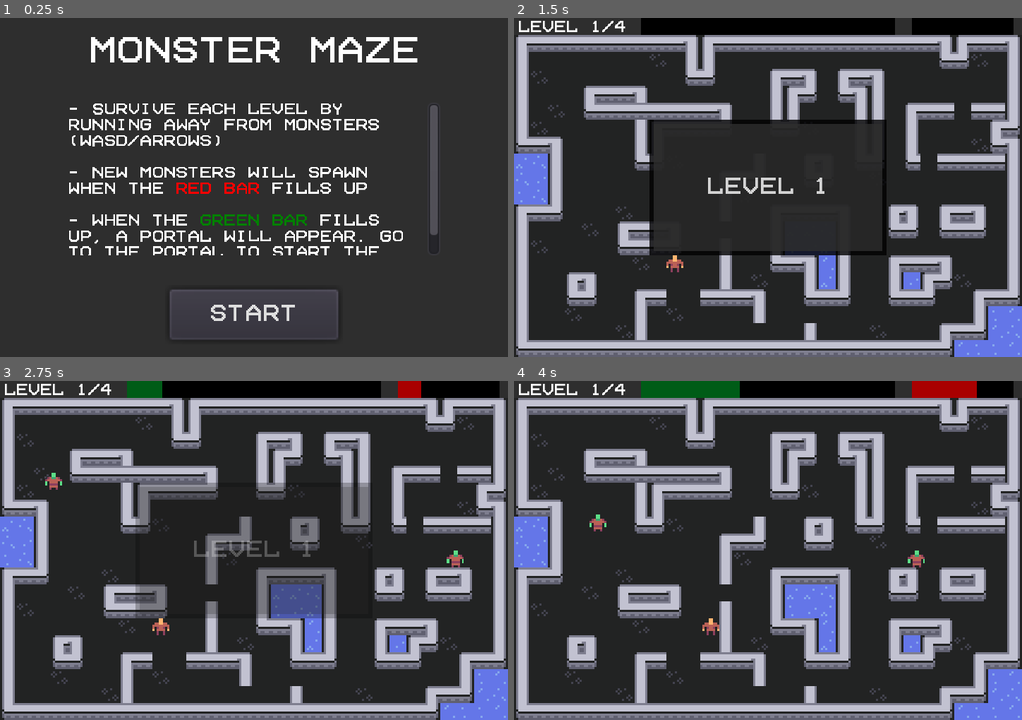
Above: before the commit, frames 1-4 (two rows, left to right).
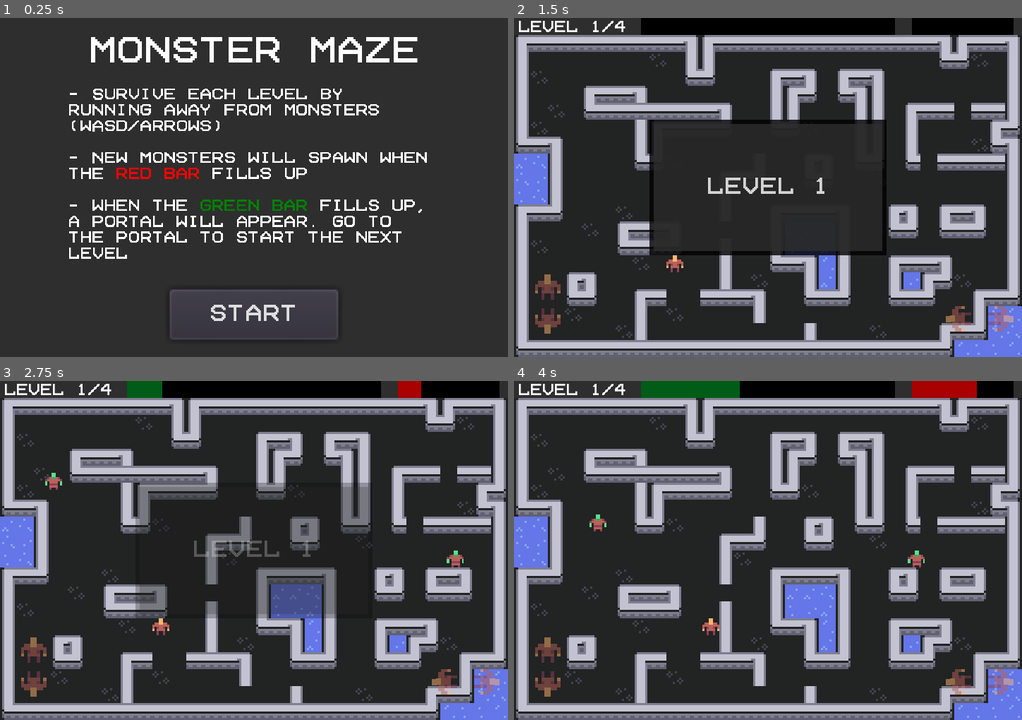
Above: after the commit, the same moments.

Repository: dbusteed/monster_maze
Game: Godot game, scene res://Scenes/StartMenu.tscn
Two runs of this game, one before a commit and one after it. Both use one fixed random seed, a clock stepped at 60 frames per second and the inputs below.
Inputs (mouse positions are in pixels of both pictures, inside the frame that each line leads up to):
- Up to frame 1 (0.25 s): no input
- Up to frame 2 (1.5 s): click "START" at 0.5 s; tap Enter at 1.25 s; move the mouse to (879, 170) at 1.27 s; hold D (right) from 1.28 s (still down); hold Enter from 1.28 s (still down); click (879, 170) at 1.42 s
- Up to frame 3 (2.75 s): release D (right) at 2 s; release Enter at 2 s; tap Space at 2 s; drag from (152, 567) to (228, 618) at 2.02 s
- Up to frame 4 (4 s): move the mouse to (818, 475) at 2.77 s; hold D (right) 2.78-3.5 s; hold Enter 2.78-3.5 s; click (818, 475) at 2.92 s; drag from (742, 618) to (615, 499) at 3.52 s

The runs differ from the first frame. In frame 1, 9.5% of the frame differs, in the area x 13-87%, y 20-72%; in frame 2, 0.8%; in frame 3, 0.8%; in frame 4, 0.8%.

Commit message:
godot pwa test

Diff:
--- /dev/null
+++ b/Export/pwa/index.manifest.json
@@ -0,0 +1 @@
+{"background_color":"#000000","display":"fullscreen","icons":[{"sizes":"144x144","src":"index.144x144.png","type":"image/png"},{"sizes":"180x180","src":"index.180x180.png","type":"image/png"},{"sizes":"512x512","src":"index.512x512.png","type":"image/png"}],"name":"monster_maze","orientation":"landscape","start_url":"./index.html"}
--- a/Scenes/StartMenu.tscn
+++ b/Scenes/StartMenu.tscn
@@ -43,9 +43,9 @@
 
 [node name="Label2" type="RichTextLabel" parent="Panel"]
 margin_left = 32.0
-margin_top = 40.0
+margin_top = 33.0
 margin_right = 384.0
-margin_bottom = 184.0
+margin_bottom = 207.0
 rect_scale = Vector2( 0.5, 0.5 )
 custom_fonts/normal_font = SubResource( 2 )
 bbcode_enabled = true
--- a/Scenes/World.tscn
+++ b/Scenes/World.tscn
@@ -1,5 +1,6 @@
-[gd_scene load_steps=20 format=2]
-
+[gd_scene load_steps=21 format=2]
+
+[ext_resource path="res://Sprites/player.png" type="Texture" id=1]
 [ext_resource path="res://Fonts/Teletactile-3zavL.ttf" type="DynamicFontData" id=2]
 [ext_resource path="res://Sprites/48_8_black.png" type="Texture" id=3]
 [ext_resource path="res://Scripts/World.gd" type="Script" id=4]
@@ -174,6 +175,7 @@
 [node name="TileMap1" type="TileMap" parent="Navigation2D"]
 tile_set = SubResource( 9 )
 cell_size = Vector2( 8, 8 )
+bake_navigation = true
 format = 1
 tile_data = PoolIntArray( 65536, 1, 0, 65537, 1, 1, 65538, 1, 1, 65539, 1, 1, 65540, 1, 1, 65541, 1, 1, 65542, 1, 1, 65 …(7977 unchanged characters)…
 
@@ -267,6 +269,37 @@
 
 [node name="LevelStartTween" type="Tween" parent="CanvasLayer/LevelStartUI/Rect"]
 
+[node name="TouchScreenButton" type="TouchScreenButton" parent="CanvasLayer"]
+modulate = Color( 1, 1, 1, 0.501961 )
+position = Vector2( 10, 121 )
+scale = Vector2( 1.5, 1.5 )
+normal = ExtResource( 1 )
+action = "up"
+
+[node name="TouchScreenButton2" type="TouchScreenButton" parent="CanvasLayer"]
+modulate = Color( 1, 1, 1, 0.501961 )
+position = Vector2( 236, 136 )
+rotation = 1.5708
+scale = Vector2( 1.5, 1.5 )
+normal = ExtResource( 1 )
+action = "right"
+
+[node name="TouchScreenButton3" type="TouchScreenButton" parent="CanvasLayer"]
+modulate = Color( 1, 1, 1, 0.501961 )
+position = Vector2( 204, 148 )
+rotation = -1.5708
+scale = Vector2( 1.5, 1.5 )
+normal = ExtResource( 1 )
+action = "left"
+
+[node name="TouchScreenButton4" type="TouchScreenButton" parent="CanvasLayer"]
+modulate = Color( 1, 1, 1, 0.501961 )
+position = Vector2( 22, 149 )
+rotation = 3.14159
+scale = Vector2( 1.5, 1.5 )
+normal = ExtResource( 1 )
+action = "down"
+
 [connection signal="tween_completed" from="CanvasLayer/TopUI/PortalBarTween" to="." method="_on_PortalBarTween_tween_completed"]
 [connection signal="tween_completed" from="CanvasLayer/TopUI/MonsterBarTween" to="." method="_on_MonsterBarTween_tween_completed"]
 [connection signal="timeout" from="CanvasLayer/LevelStartUI/Rect/LevelStartTimer" to="." method="_on_LevelStartTimer_timeout"]
--- a/Scripts/Player.gd
+++ b/Scripts/Player.gd
@@ -4,23 +4,43 @@
 
 var velocity = Vector2.ZERO
 var input_vector = Vector2.ZERO
+var dragging = false
+
+#func _input(event):
+#	if Global.playing:
+#		if event is InputEventScreenTouch:
+#			if not dragging and event.pressed:
+#				dragging = true
+#			if dragging and not event.pressed:
+#				dragging = false
+#
+#		var delta = 0.001667
+#		if dragging:
+#			var input_vector = event.position - position
+#			input_vector = input_vector.normalized()
+#			print(input_vector)
+#			if input_vector == Vector2.ZERO:
+#				velocity = velocity.move_toward(Vector2.ZERO, 500 * delta)
+#			else:
+#				velocity = velocity.move_toward(input_vector * 30, 200 * delta)
+#			velocity = move_and_slide(velocity)
 
 func _physics_process(delta):
-    if Global.playing:
-        input_vector = Vector2.ZERO
-        input_vector.x = Input.get_action_strength("right") - Input.get_action_strength("left")
-        input_vector.y = Input.get_action_strength("down") - Input.get_action_strength("up")
-        input_vector = input_vector.normalized()
+	if Global.playing:
+		input_vector = Vector2.ZERO
+		input_vector.x = Input.get_action_strength("right") - Input.get_action_strength("left")
+		input_vector.y = Input.get_action_strength("down") - Input.get_action_strength("up")
+		input_vector = input_vector.normalized()
 
-        if input_vector == Vector2.ZERO:
-            velocity = velocity.move_toward(Vector2.ZERO, 500 * delta)
-        else:
-            velocity = velocity.move_toward(input_vector * 30, 200 * delta)
+		if input_vector == Vector2.ZERO:
+			velocity = velocity.move_toward(Vector2.ZERO, 500 * delta)
+		else:
+			velocity = velocity.move_toward(input_vector * 30, 200 * delta)
 
-        velocity = move_and_slide(velocity)
+		velocity = move_and_slide(velocity)
 
 
 func _on_HurtBox_area_entered(_area):
-    var d = death_menu.instance()
-    get_node("/root/World").add_child(d)
-    Global.playing = false
+	var d = death_menu.instance()
+	get_node("/root/World").add_child(d)
+	Global.playing = false
--- a/Scripts/World.gd
+++ b/Scripts/World.gd
@@ -31,75 +31,75 @@
 
 
 func get_open_position():
-    var cells = tilemap.get_used_cells_by_id(open_tile_id)
-    var cell_pos
-    var filtered: Array = []
-    for cell in cells:
-        cell_pos = tilemap.map_to_world(cell)
-        if player.global_position.distance_to(cell_pos) >= spawn_buffer:
-            filtered.append(cell_pos)
-    filtered.shuffle()
-    return (filtered[0] + (Vector2.ONE * (Global.tile_size / 2)))
+	var cells = tilemap.get_used_cells_by_id(open_tile_id)
+	var cell_pos
+	var filtered: Array = []
+	for cell in cells:
+		cell_pos = tilemap.map_to_world(cell)
+		if player.global_position.distance_to(cell_pos) >= spawn_buffer:
+			filtered.append(cell_pos)
+	filtered.shuffle()
+	return (filtered[0] + (Vector2.ONE * (Global.tile_size / 2)))
 
 
 func spawn_monster():
-    var m = monster.instance()
-    m.position = get_open_position()
+	var m = monster.instance()
+	m.position = get_open_position()
 
-    monsters.add_child(m)
-    monster_count += 1
+	monsters.add_child(m)
+	monster_count += 1
 
-    if monster_count > max_monsters:
-        monsters.get_child(1).blink()
-        monsters.get_child(0).queue_free()
-        monster_count -= 1
+	if monster_count > max_monsters:
+		monsters.get_child(1).blink()
+		monsters.get_child(0).queue_free()
+		monster_count -= 1
 
 
 func _ready():
-    level_data = Global.get_level_data()
-    if level_data.size() == 0:
-        Global.playing = false
-        add_child(won_menu.instance())
-    else:
-        max_monsters = level_data[0]
-        spawn_time = level_data[1]
-        target_time = level_data[2]
+	level_data = Global.get_level_data()
+	if level_data.size() == 0:
+		Global.playing = false
+		add_child(won_menu.instance())
+	else:
+		max_monsters = level_data[0]
+		spawn_time = level_data[1]
+		target_time = level_data[2]
 
-        level_lbl.text = "level " + str(Global.level) + "/" + str(Global.max_level)
-        player.position = get_open_position()
+		level_lbl.text = "level " + str(Global.level) + "/" + str(Global.max_level)
+		player.position = get_open_position()
 
-        level_start_lbl.text = "level " + str(Global.level)
-        level_start_timer.start(1.5)
+		level_start_lbl.text = "level " + str(Global.level)
+		level_start_timer.start(1.5)
 
 
 func _on_LevelStartTimer_timeout():
-    Global.playing = true
+	Global.playing = true
 
-    level_start_timer.stop()
-    level_start_tween.interpolate_property(level_start_ui, "modulate", Color(1, 1, 1, .8), Color(1, 1, 1, 0), 1.0)
-    level_start_tween.start()
+	level_start_timer.stop()
+	level_start_tween.interpolate_property(level_start_ui, "modulate", Color(1, 1, 1, .8), Color(1, 1, 1, 0), 1.0)
+	level_start_tween.start()
 
-    for _i in range(max_monsters):
-        spawn_monster()
-    monsters.get_child(0).blink()
+	for _i in range(max_monsters):
+		spawn_monster()
+	monsters.get_child(0).blink()
 
-    monster_bar_tween.interpolate_property(monster_bar, "value", 0, 100, spawn_time)
-    monster_bar_tween.start()
-    portal_bar_tween.interpolate_property(portal_bar, "value", 0, 100, target_time)
-    portal_bar_tween.start()
+	monster_bar_tween.interpolate_property(monster_bar, "value", 0, 100, spawn_time)
+	monster_bar_tween.start()
+	portal_bar_tween.interpolate_property(portal_bar, "value", 0, 100, target_time)
+	portal_bar_tween.start()
 
 
 func _on_PortalBarTween_tween_completed(_object, _key):
-    var _portal = portal.instance()
-    add_child(_portal)
-    _portal.position = get_open_position()
-    _portal.fade_in()
+	var _portal = portal.instance()
+	add_child(_portal)
+	_portal.position = get_open_position()
+	_portal.fade_in()
 
 
 func _on_MonsterBarTween_tween_completed(_object, _key):
-    if Global.playing:
-        spawn_monster()
-        monster_bar_tween.interpolate_property(monster_bar, "value", 0, 100, spawn_time)
-        monster_bar_tween.start()
-    else:
-        monster_bar_tween.stop_all()
+	if Global.playing:
+		spawn_monster()
+		monster_bar_tween.interpolate_property(monster_bar, "value", 0, 100, spawn_time)
+		monster_bar_tween.start()
+	else:
+		monster_bar_tween.stop_all()
--- a/project.godot
+++ b/project.godot
@@ -53,26 +53,26 @@
 
 up={
 "deadzone": 0.5,
-"events": [ Object(InputEventKey,"resource_local_to_scene":false,"resource_name":"","device":0,"alt":false,"shift":false,"control":false,"meta":false,"command":false,"pressed":false,"scancode":87,"unicode":0,"echo":false,"script":null)
-, Object(InputEventKey,"resource_local_to_scene":false,"resource_name":"","device":0,"alt":false,"shift":false,"control":false,"meta":false,"command":false,"pressed":false,"scancode":16777232,"unicode":0,"echo":false,"script":null)
+"events": [ Object(InputEventKey,"resource_local_to_scene":false,"resource_name":"","device":0,"alt":false,"shift":false,"control":false,"meta":false,"command":false,"pressed":false,"scancode":87,"physical_scancode":0,"unicode":0,"echo":false,"script":null)
+, Object(InputEventKey,"resource_local_to_scene":false,"resource_name":"","device":0,"alt":false,"shift":false,"control":false,"meta":false,"command":false,"pressed":false,"scancode":16777232,"physical_scancode":0,"unicode":0,"echo":false,"script":null)
  ]
 }
 down={
 "deadzone": 0.5,
-"events": [ Object(InputEventKey,"resource_local_to_scene":false,"resource_name":"","device":0,"alt":false,"shift":false,"control":false,"meta":false,"command":false,"pressed":false,"scancode":83,"unicode":0,"echo":false,"script":null)
-, Object(InputEventKey,"resource_local_to_scene":false,"resource_name":"","device":0,"alt":false,"shift":false,"control":false,"meta":false,"command":false,"pressed":false,"scancode":16777234,"unicode":0,"echo":false,"script":null)
+"events": [ Object(InputEventKey,"resource_local_to_scene":false,"resource_name":"","device":0,"alt":false,"shift":false,"control":false,"meta":false,"command":false,"pressed":false,"scancode":83,"physical_scancode":0,"unicode":0,"echo":false,"script":null)
+, Object(InputEventKey,"resource_local_to_scene":false,"resource_name":"","device":0,"alt":false,"shift":false,"control":false,"meta":false,"command":false,"pressed":false,"scancode":16777234,"physical_scancode":0,"unicode":0,"echo":false,"script":null)
  ]
 }
 left={
 "deadzone": 0.5,
-"events": [ Object(InputEventKey,"resource_local_to_scene":false,"resource_name":"","device":0,"alt":false,"shift":false,"control":false,"meta":false,"command":false,"pressed":false,"scancode":65,"unicode":0,"echo":false,"script":null)
-, Object(InputEventKey,"resource_local_to_scene":false,"resource_name":"","device":0,"alt":false,"shift":false,"control":false,"meta":false,"command":false,"pressed":false,"scancode":16777231,"unicode":0,"echo":false,"script":null)
+"events": [ Object(InputEventKey,"resource_local_to_scene":false,"resource_name":"","device":0,"alt":false,"shift":false,"control":false,"meta":false,"command":false,"pressed":false,"scancode":65,"physical_scancode":0,"unicode":0,"echo":false,"script":null)
+, Object(InputEventKey,"resource_local_to_scene":false,"resource_name":"","device":0,"alt":false,"shift":false,"control":false,"meta":false,"command":false,"pressed":false,"scancode":16777231,"physical_scancode":0,"unicode":0,"echo":false,"script":null)
  ]
 }
 right={
 "deadzone": 0.5,
-"events": [ Object(InputEventKey,"resource_local_to_scene":false,"resource_name":"","device":0,"alt":false,"shift":false,"control":false,"meta":false,"command":false,"pressed":false,"scancode":68,"unicode":0,"echo":false,"script":null)
-, Object(InputEventKey,"resource_local_to_scene":false,"resource_name":"","device":0,"alt":false,"shift":false,"control":false,"meta":false,"command":false,"pressed":false,"scancode":16777233,"unicode":0,"echo":false,"script":null)
+"events": [ Object(InputEventKey,"resource_local_to_scene":false,"resource_name":"","device":0,"alt":false,"shift":false,"control":false,"meta":false,"command":false,"pressed":false,"scancode":68,"physical_scancode":0,"unicode":0,"echo":false,"script":null)
+, Object(InputEventKey,"resource_local_to_scene":false,"resource_name":"","device":0,"alt":false,"shift":false,"control":false,"meta":false,"command":false,"pressed":false,"scancode":16777233,"physical_scancode":0,"unicode":0,"echo":false,"script":null)
  ]
 }
 click={
@@ -80,6 +80,10 @@
 "events": [ Object(InputEventMouseButton,"resource_local_to_scene":false,"resource_name":"","device":0,"alt":false,"shi …(212 unchanged characters)…
  ]
 }
+
+[input_devices]
+
+pointing/emulate_touch_from_mouse=true
 
 [layer_names]
 
Not shown, changed: Export/index.png.import
Not shown, added: Export/pwa/index.144x144.png.import
Not shown, added: Export/pwa/index.180x180.png.import
Not shown, added: Export/pwa/index.512x512.png.import
Not shown, added: Export/pwa/index.apple-touch-icon.png.import
Not shown, added: Export/pwa/index.icon.png.import
Not shown, added: Export/pwa/index.png.import
Not shown, changed: Sprites/120_8_black.png.import
Not shown, changed: Sprites/120_8_white.png.import
Not shown, changed: Sprites/48_8_black.png.import
Not shown, changed: Sprites/48_8_white.png.import
Not shown, changed: Sprites/colored_tilemap_packed.png.import
(and 16 more such lines)
